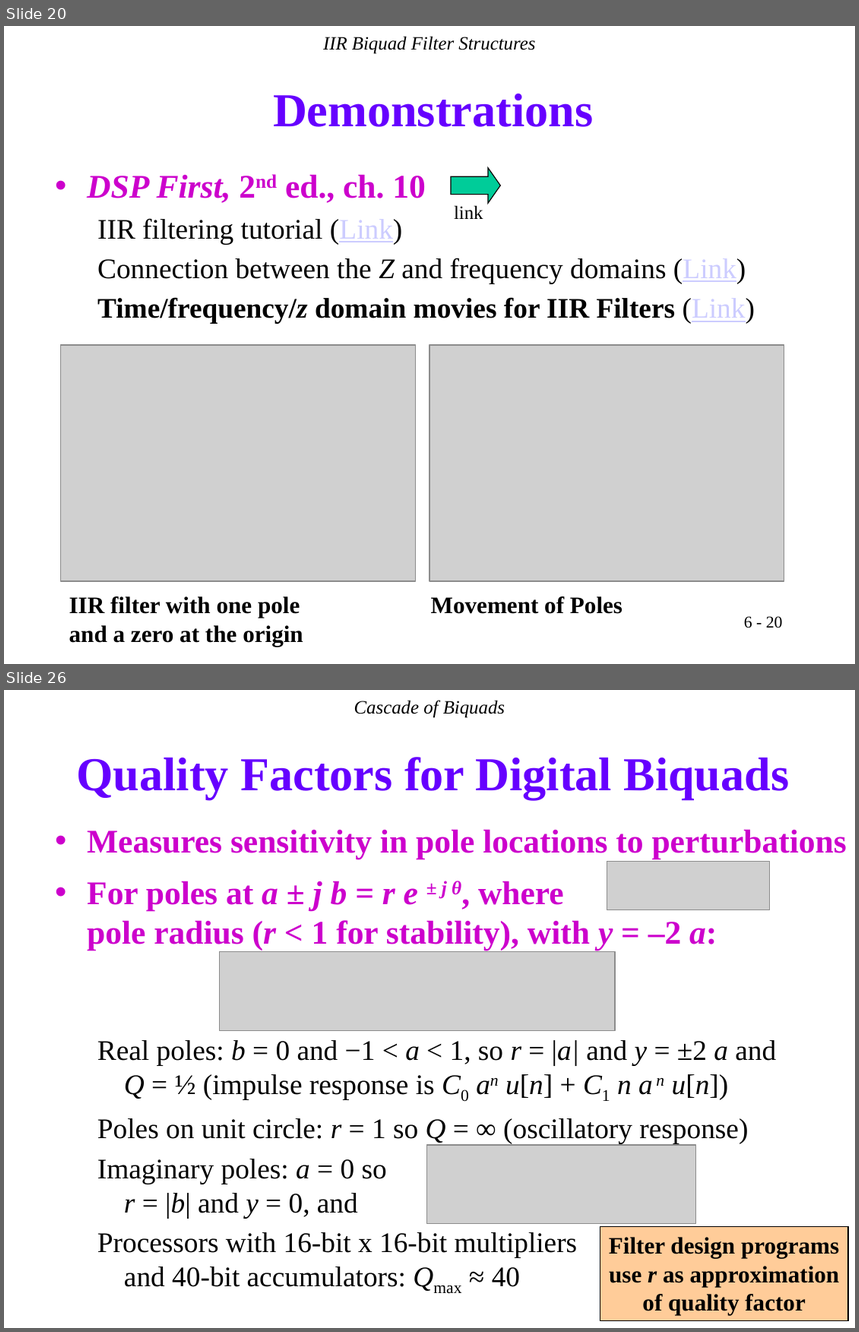
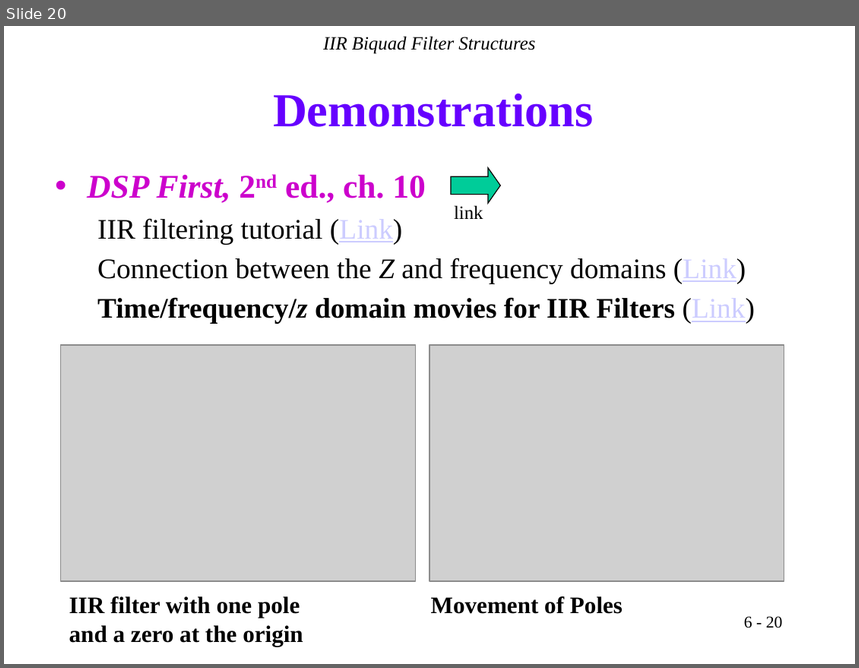
Before and after one commit to Real-Time-DSP/lectures, a slide deck: docs/_static/IIR.pptx. Shown one above the other, each under a label of ours: slides 20 and 26 before the commit, slide 20 after it; the slides between them are not shown. The pictures are 859x1332 and 859x668 pixels, drawn with LibreOffice and Linux fonts; fonts in the diff are those of the drawing; grey boxes stand for pictures. Boxes give left, top, right and bottom in pixels: in the first picture for what was removed or moved away, otherwise in the second. Text is boxed around its words. In the diff, an @@ line names an element or a change of style, - is before the commit and + after.

```diff
--- a/docs/_static/IIR.pptx
+++ b/docs/_static/IIR.pptx
@@ slide 26 removed at (4,690,855,1328), background #FFFFFF @@
@@ text removed at (354,700,505,718) @@
-Cascade of Biquads
@@ title removed at (77,757,790,799) @@
-Quality Factors for Digital Biquads
@@ text removed at (87,829,847,859) @@
-• Measures sensitivity in pole locations to perturbations
@@ picture removed at (607,861,770,910) @@
@@ text removed at (87,881,751,951) @@
-• For poles at a ± j b = r e ± j θ, where is pole radius (r < 1 for stability), with y = –2 a:
@@ picture removed at (219,952,615,1031) @@
@@ text removed at (97,1040,776,1287) @@
-  Real poles: b = 0 and −1 < a < 1, so r = |a| and y = ±2 a and Q = ½ (impulse response is C0 an u[n] + C1 n a n u[n])
-  Poles on unit circle: r = 1 so Q = ∞ (oscillatory response)
-  Imaginary poles: a = 0 so
-  r = |b| and y = 0, and
-  Processors with 16-bit x 16-bit multipliers
-  and 40-bit accumulators: Qmax ≈ 40
@@ picture removed at (427,1145,696,1224) @@
@@ rectangle removed at (600,1227,848,1322) @@
-Filter design programs use r as approximation of quality factor
```
Also in this commit, not shown: 6 slides changed, 16 other slides removed.
